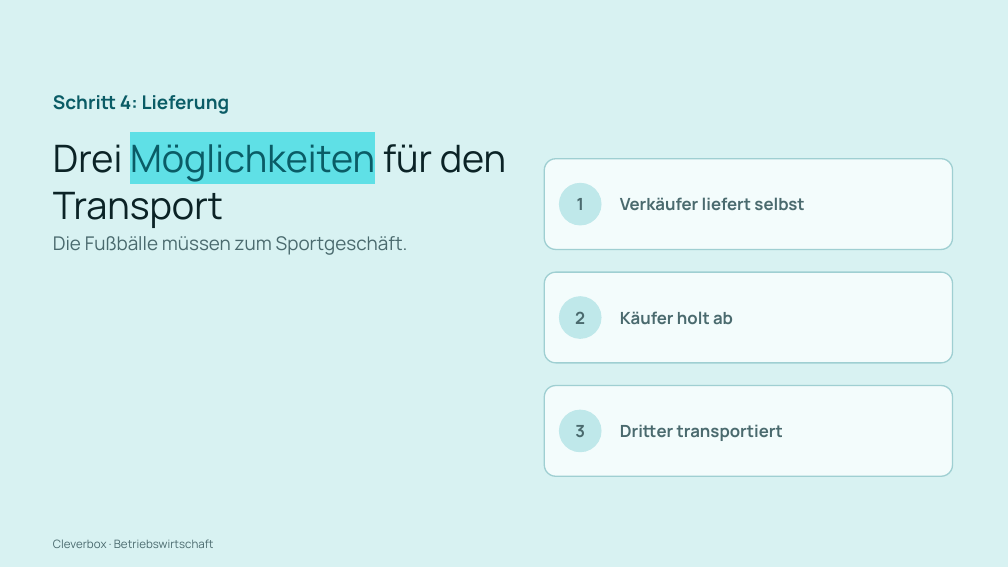
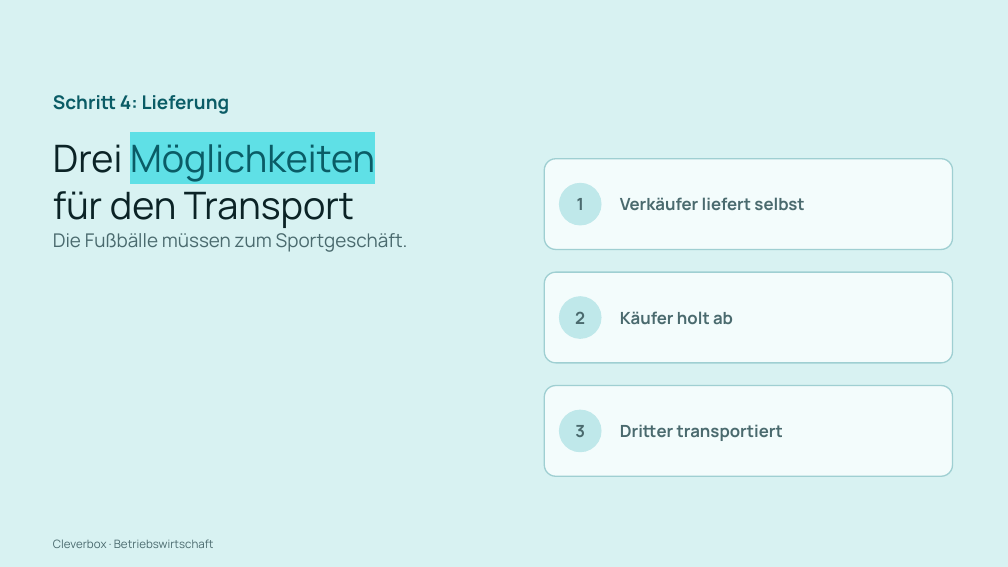
Before and after one commit to arminheske/claudecloud, a slide deck: slide 44 of videoslides/cleverbox-abwicklung-kauf-slides.pptx. Drawn at 1008x567 pixels with LibreOffice and Linux fonts; fonts in the diff are those of the drawing. Boxes give left, top, right and bottom in pixels: in the first picture for what was removed or moved away, otherwise in the second. Text is boxed around its words. In the diff, an @@ line names an element or a change of style, - is before the commit and + after.

```diff
--- a/videoslides/cleverbox-abwicklung-kauf-slides.pptx
+++ b/videoslides/cleverbox-abwicklung-kauf-slides.pptx
@@ text at [53,144,375,228]: text changed @@
-Drei Möglichkeiten für den Transport
+Drei Möglichkeiten
+für den Transport
```
Also in this commit, not shown: 60 other slides changed, 1 other file.
